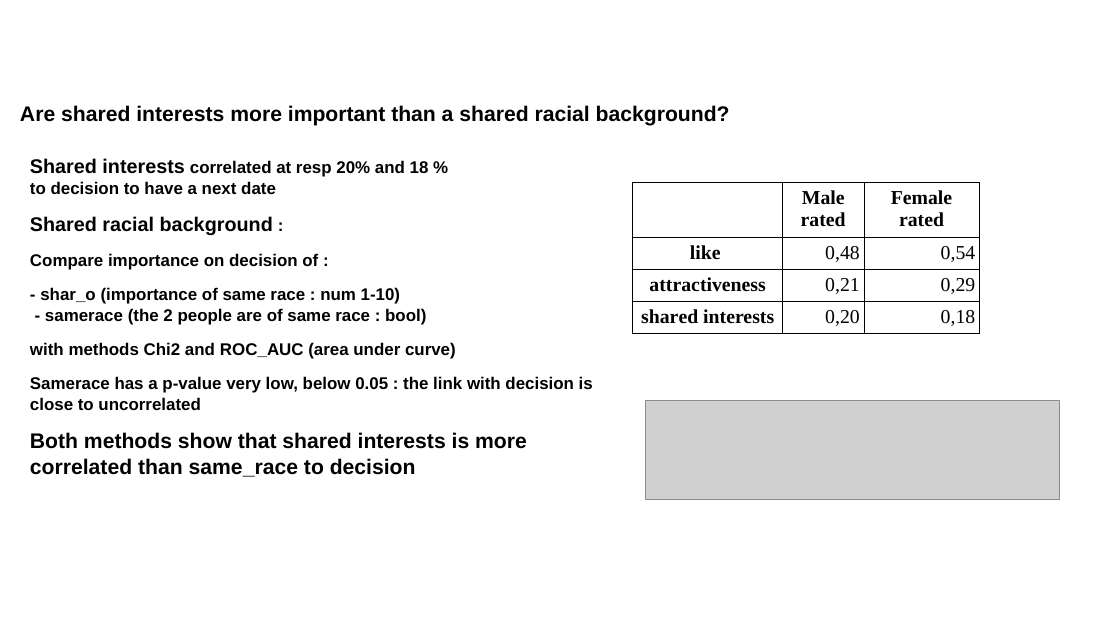
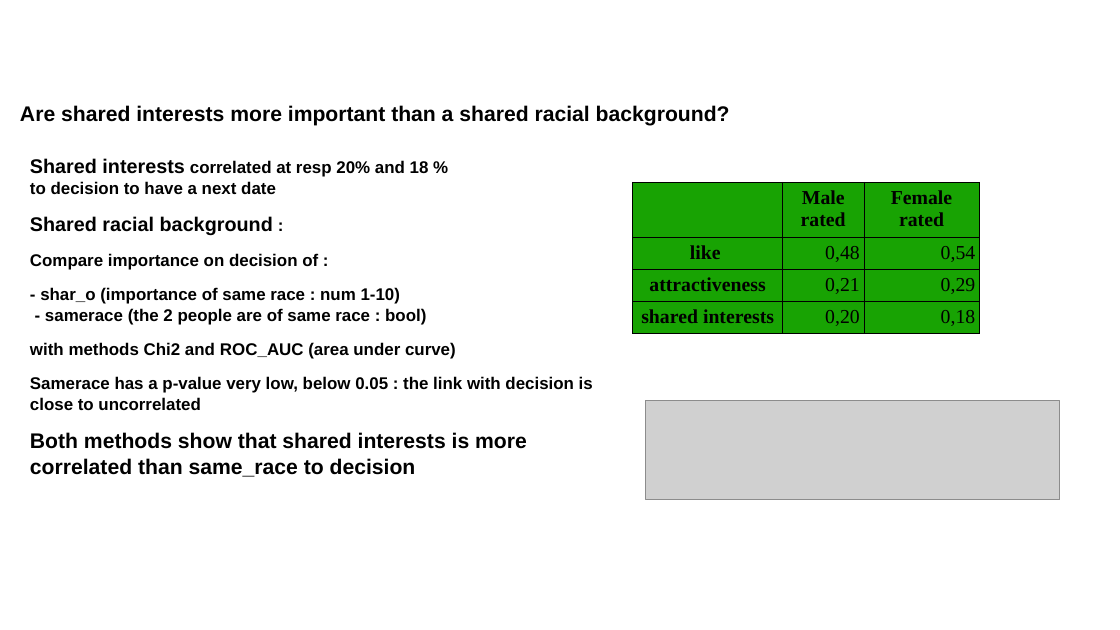
Before and after one commit to cyrilbraguy/Bl2_Tinder, a slide deck: slide 13 of doc/Braguy_CDSD_bl2_tinder.odp. Drawn at 1120x630 pixels with LibreOffice and Linux fonts; fonts in the diff are those of the drawing; grey boxes stand for pictures; background and template pictures are left out. Boxes give left, top, right and bottom in pixels: in the first picture for what was removed or moved away, otherwise in the second. Text is boxed around its words. In the diff, an @@ line names an element or a change of style, - is before the commit and + after.

```diff
--- a/doc/Braguy_CDSD_bl2_tinder.odp
+++ b/doc/Braguy_CDSD_bl2_tinder.odp
@@ table at box(633, 182, 981, 332) @@
@@ fill #FFFFFF to #18A303 in 12 cells @@
```
Also in this commit, not shown: 5 other slides changed, 3 other files.
